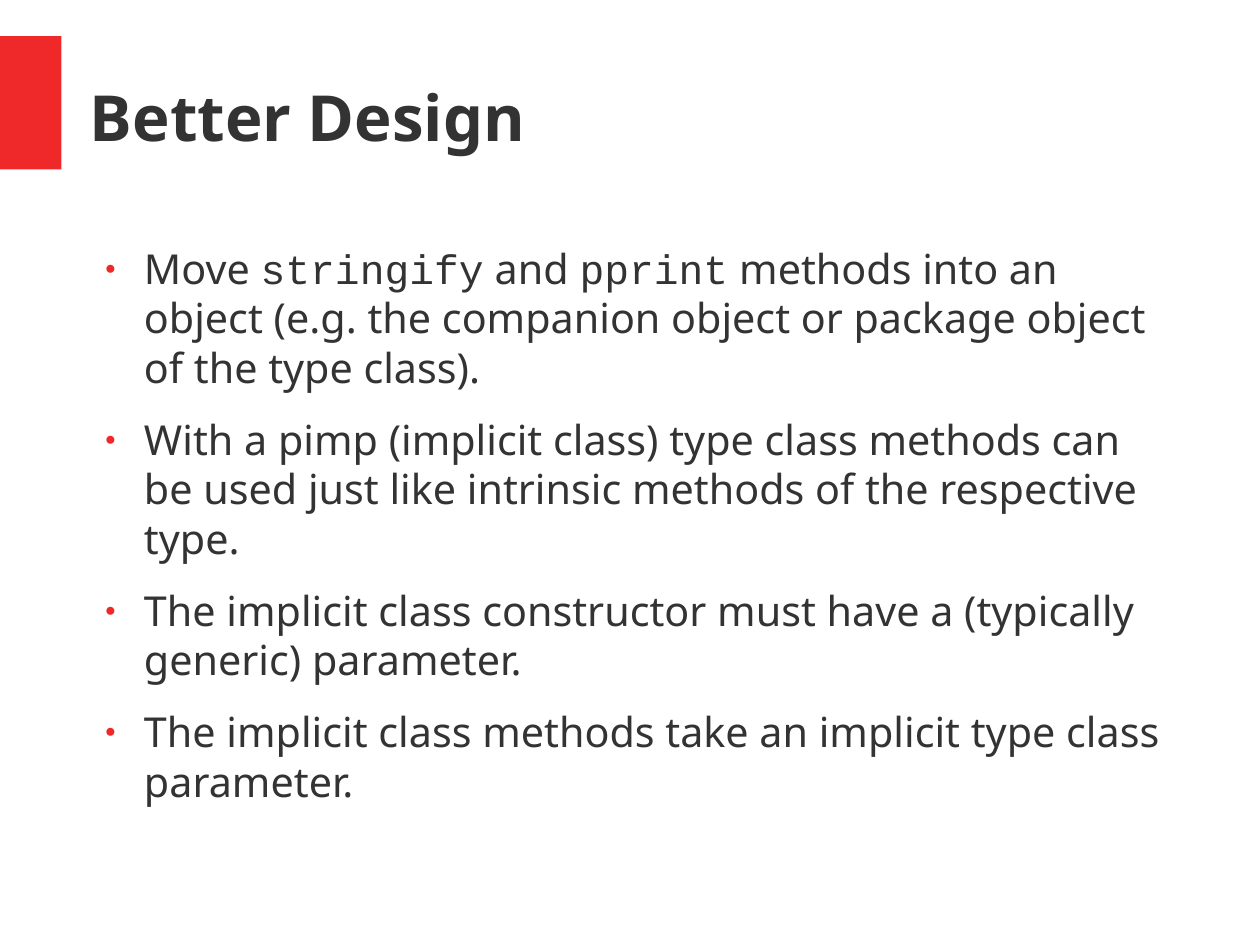
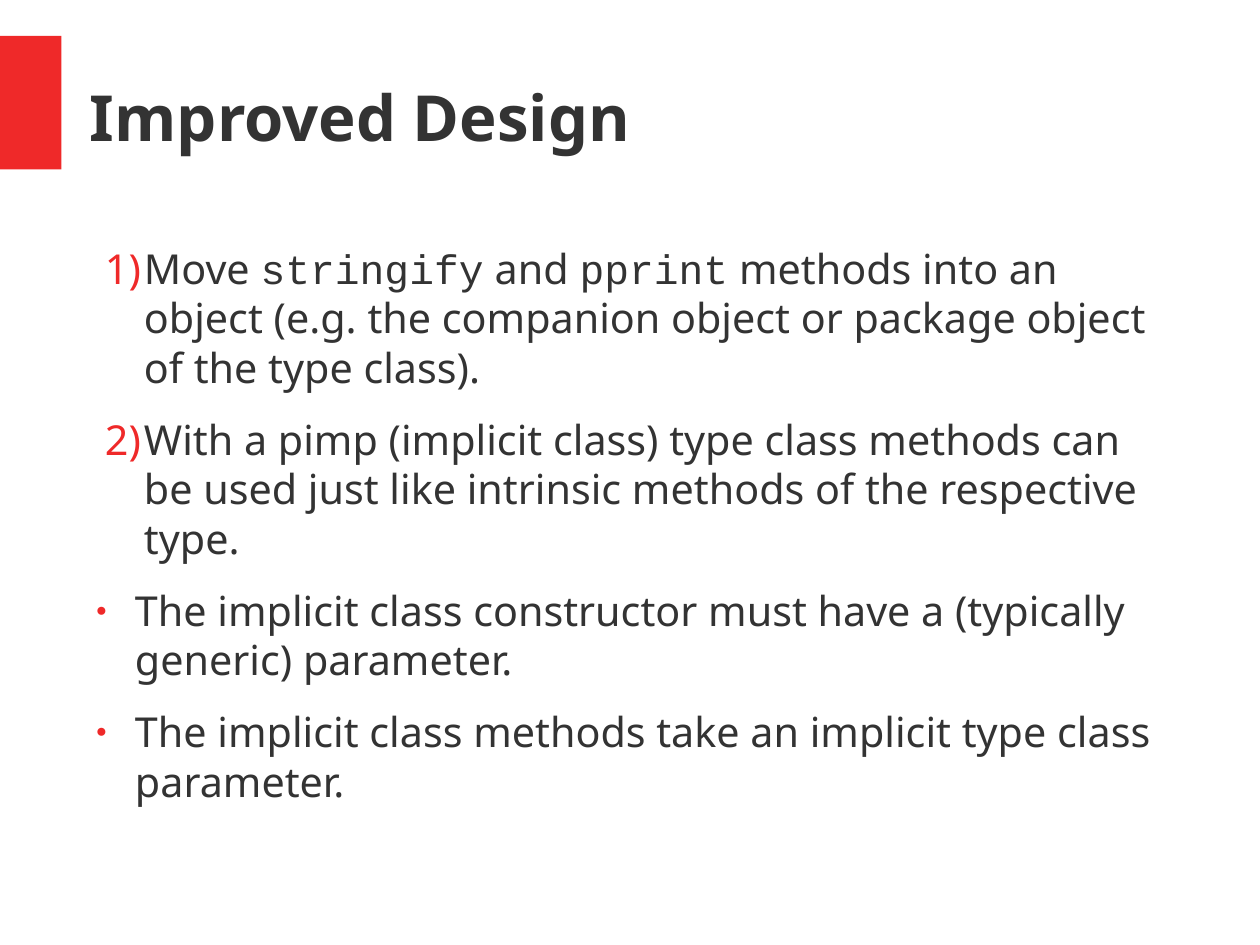
Before and after one commit to hermannhueck/typeclasses, a slide deck: slide 30 of Slides/TypeClasses.pptx (slide 23 before the commit). Drawn at 1260x945 pixels with LibreOffice and Linux fonts; fonts in the diff are those of the drawing. Boxes give left, top, right and bottom in pixels: in the first picture for what was removed or moved away, otherwise in the second. Text is boxed around its words. In the diff, an @@ line names an element or a change of style, - is before the commit and + after.

```diff
--- a/Slides/TypeClasses.pptx
+++ b/Slides/TypeClasses.pptx
@@ text at (90,92,630,157): text changed @@
-Better Design
+Improved Design
@@ text "Move stringify and pprint methods ..." at (105,252,1150,807): bullet ● to 1); indent changed @@
```
Also in this commit, not shown: 6 other slides changed, 12 slides added, 1 other file.
